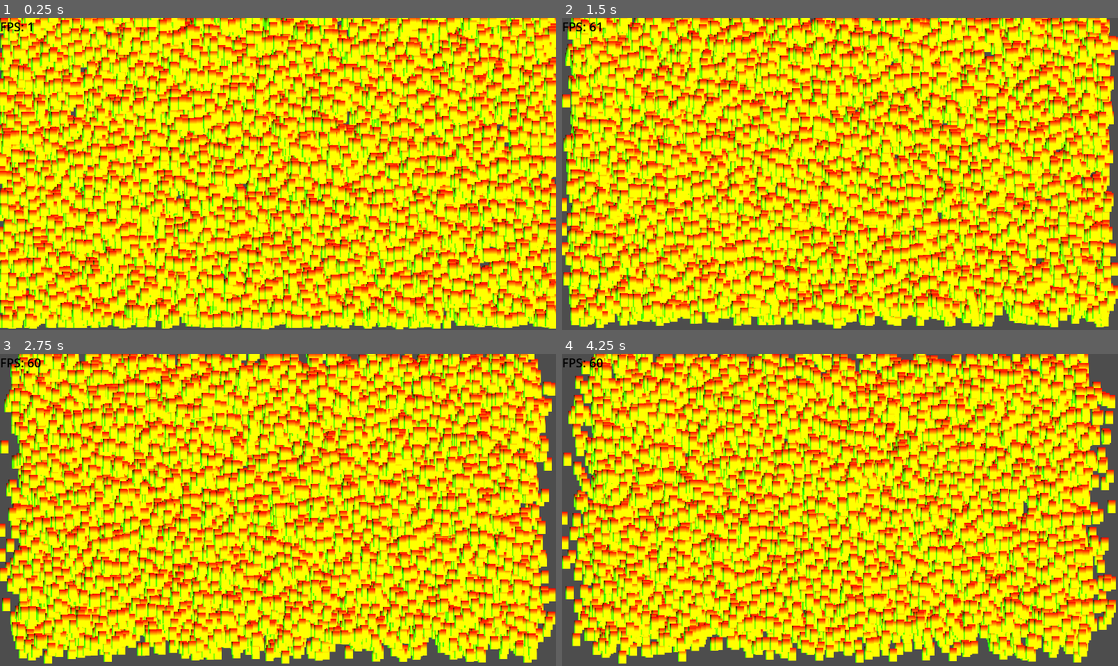
Above: before the commit, frames 1-4 (two rows, left to right).
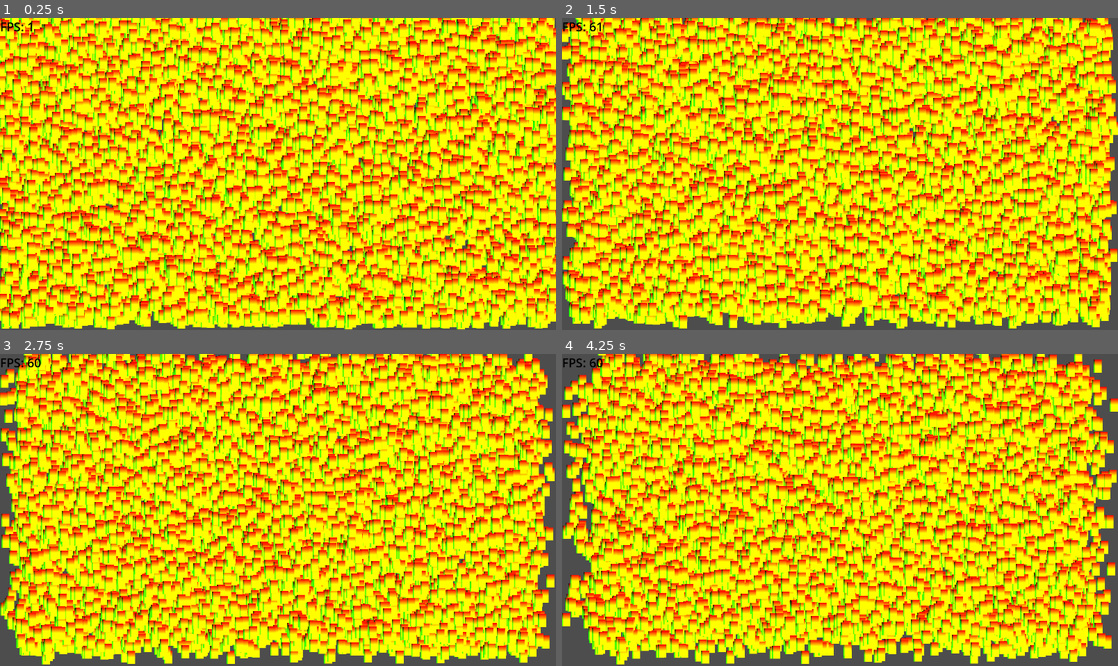
Above: after the commit, the same moments.

Repository: skarmux/settlers-neo
Game: Godot game, scene res://scenes/stress_test.tscn
Same seed, same stepped clock (60 frames per second), same inputs: the game is played once before the commit and once after it. After the commit the project has no main scene; this scene is started directly in both runs.
Inputs (mouse positions are in pixels of both pictures, inside the frame that each line leads up to):
- Up to frame 1 (0.25 s): no input
- Up to frame 2 (1.5 s): move the mouse to (962, 158) at 0.52 s; click (962, 158) at 0.6 s; move the mouse to (728, 189) at 1.27 s; click (728, 189) at 1.35 s
- Up to frame 3 (2.75 s): move the mouse to (333, 441) at 2.02 s; click (333, 441) at 2.1 s
- Up to frame 4 (4.25 s): move the mouse to (812, 572) at 2.77 s; click (812, 572) at 2.85 s; move the mouse to (1006, 556) at 3.52 s; click (1006, 556) at 3.6 s

The runs differ from the first frame. In frame 1, 77% of the frame differs, in the area x 0-100%, y 0-100%; in frame 2, 76%; in frame 3, 75%; in frame 4, 75%.

Commit message:
click into canvas to spawn settler into grid

Diff:
--- a/project.godot
+++ b/project.godot
@@ -11,7 +11,6 @@
 [application]
 
 config/name="Settlers-neo"
-run/main_scene="res://scenes/world.tscn"
 config/features=PackedStringArray("4.2", "GL Compatibility")
 config/icon="res://icon.svg"
 
@@ -20,6 +19,14 @@
 window/size/viewport_width=1366
 window/size/viewport_height=768
 
+[input]
+
+LeftClick={
+"deadzone": 0.5,
+"events": [Object(InputEventMouseButton,"resource_local_to_scene":false,"resource_name":"","device":-1,"window_id":0,"alt_pressed":false,"shift_pressed":false,"ctrl_pressed":false,"meta_pressed":false,"button_mask":0,"position":Vector2(0, 0),"global_position":Vector2(0, 0),"factor":1.0,"button_index":1,"canceled":false,"pressed":false,"double_click":false,"script":null)
+]
+}
+
 [rendering]
 
 renderer/rendering_method="gl_compatibility"
--- a/scene.tscn
+++ /dev/null
@@ -1,3 +0,0 @@
-[gd_scene format=3 uid="uid://dt6hpospib4d2"]
-
-[node name="Scene" type="Node2D"]
--- a/scenes/settler.tscn
+++ b/scenes/settler.tscn
@@ -23,7 +23,7 @@
 [sub_resource type="PlaceholderTexture2D" id="PlaceholderTexture2D_gu76d"]
 size = Vector2(20, 32)
 
-[node name="Sprite2D" type="Node2D"]
+[node name="Settler" type="Node2D"]
 material = SubResource("ShaderMaterial_pja48")
 script = ExtResource("1_684j8")
 
--- a/scenes/world.tscn
+++ b/scenes/world.tscn
@@ -1,11 +1,39 @@
-[gd_scene load_steps=2 format=3 uid="uid://c75g6l424addv"]
+[gd_scene load_steps=6 format=3 uid="uid://clwclw6731lo2"]
 
-[sub_resource type="TileSet" id="TileSet_lt4dh"]
+[ext_resource type="Script" path="res://scripts/world.gd" id="1_n31kt"]
+[ext_resource type="PackedScene" uid="uid://uycve418t536" path="res://scenes/settler.tscn" id="2_7ta3q"]
+[ext_resource type="Script" path="res://scripts/grid_map.gd" id="3_ayfko"]
+[ext_resource type="Script" path="res://scripts/status_overlay.gd" id="4_3feih"]
+
+[sub_resource type="TileSet" id="TileSet_e6hxa"]
 tile_shape = 3
 tile_size = Vector2i(32, 16)
 
-[node name="world" type="Node2D"]
+[node name="World" type="Node2D"]
+script = ExtResource("1_n31kt")
+settler_scene = ExtResource("2_7ta3q")
 
-[node name="grid" type="TileMap" parent="."]
-tile_set = SubResource("TileSet_lt4dh")
+[node name="GridMap" type="TileMap" parent="."]
+unique_name_in_owner = true
+y_sort_enabled = true
+tile_set = SubResource("TileSet_e6hxa")
+navigation_visibility_mode = 1
 format = 2
+layer_0/y_sort_enabled = true
+script = ExtResource("3_ayfko")
+
+[node name="Settlers" type="Node2D" parent="."]
+unique_name_in_owner = true
+
+[node name="StatusOverlay" type="VBoxContainer" parent="."]
+offset_right = 40.0
+offset_bottom = 40.0
+script = ExtResource("4_3feih")
+
+[node name="FPS" type="Label" parent="StatusOverlay"]
+unique_name_in_owner = true
+texture_filter = 1
+layout_mode = 2
+theme_override_colors/font_color = Color(1, 1, 0, 1)
+theme_override_font_sizes/font_size = 30
+text = "FPS"
--- /dev/null
+++ b/scripts/grid_map.gd
@@ -0,0 +1,12 @@
+extends TileMap
+
+var hovered_tile
+
+# Called when the node enters the scene tree for the first time.
+func _ready():
+	pass # Replace with function body.
+
+# Called every frame. 'delta' is the elapsed time since the previous frame.
+func _process(delta):
+	var tile = local_to_map(get_global_mouse_position())
+	hovered_tile = map_to_local(tile)
--- a/scripts/settler.gd
+++ b/scripts/settler.gd
@@ -1,20 +1,14 @@
 class_name Settler
 extends Node2D
 
-var target_pos : Vector2
+const SPEED = 20.0
 
-const MOVE_SPEED := 20.0
+var global_target_position
 
-func _ready() -> void:
-	global_position = _random_pos()
-	target_pos = _random_pos()
+func _ready():
+	pass
 
-
-func _process(delta: float) -> void:
-	global_position = global_position.move_toward(target_pos, delta * MOVE_SPEED)
-	if global_position.distance_to(target_pos) < MOVE_SPEED:
-		target_pos = _random_pos()
-
-
-func _random_pos() -> Vector2:
-	return Vector2(randi() % 1366, randi() % 768)
+func _process(delta: float):
+	global_position = global_position.move_toward(global_target_position, delta * SPEED)
+	if global_position.distance_to(global_target_position) < SPEED:
+		set_process(false)
--- /dev/null
+++ b/scripts/status_overlay.gd
@@ -0,0 +1,11 @@
+extends VBoxContainer
+
+@onready var fps_counter: Label = %FPS
+
+# Called when the node enters the scene tree for the first time.
+func _ready():
+	pass # Replace with function body.
+
+# Called every frame. 'delta' is the elapsed time since the previous frame.
+func _process(delta):
+	fps_counter.text = "FPS: {0}".format([Engine.get_frames_per_second()])
--- a/scripts/stress_test.gd
+++ b/scripts/stress_test.gd
@@ -9,9 +9,13 @@
 func _ready() -> void:
 	for i in 10000:
 		var settler: Settler = settler_scene.instantiate()
+		settler.global_position = _random_pos()
+		settler.global_target_position = _random_pos()
 		settlers.add_child(settler)
-
 
 # Called every frame. 'delta' is the elapsed time since the previous frame.
 func _process(delta: float) -> void:
 	fps_counter.text = "FPS: {0}".format([Engine.get_frames_per_second()])
+
+func _random_pos() -> Vector2:
+	return Vector2(randi() % 1366, randi() % 768)
--- /dev/null
+++ b/scripts/world.gd
@@ -0,0 +1,17 @@
+extends Node2D
+
+@export var settler_scene: PackedScene
+
+@onready var grid_map: TileMap = %GridMap
+@onready var settlers: Node2D = %Settlers
+
+# Called when the node enters the scene tree for the first time.
+func _ready():
+	pass
+
+# Called every frame. 'delta' is the elapsed time since the previous frame.
+func _process(_delta):
+	if Input.is_action_just_pressed("LeftClick"):
+		var settler: Settler = settler_scene.instantiate()
+		settler.global_position = Vector2(grid_map.hovered_tile)
+		settlers.add_child(settler)
--- a/shaders/settler.tres
+++ b/shaders/settler.tres
@@ -38,10 +38,9 @@
 
 }
 "
-graph_offset = Vector2(-358.433, 98.8956)
 mode = 1
 flags/light_only = false
-nodes/fragment/0/position = Vector2(540, 200)
+nodes/fragment/0/position = Vector2(660, 200)
 nodes/fragment/2/node = SubResource("VisualShaderNodeColorConstant_762m2")
 nodes/fragment/2/position = Vector2(120, 140)
 nodes/fragment/3/node = SubResource("VisualShaderNodeInput_xw60m")
Not shown, added: export_presets.cfg
Not shown: 1 places in scenes/stress_test.tscn that only renumber resources
Not shown, added: target.zip
